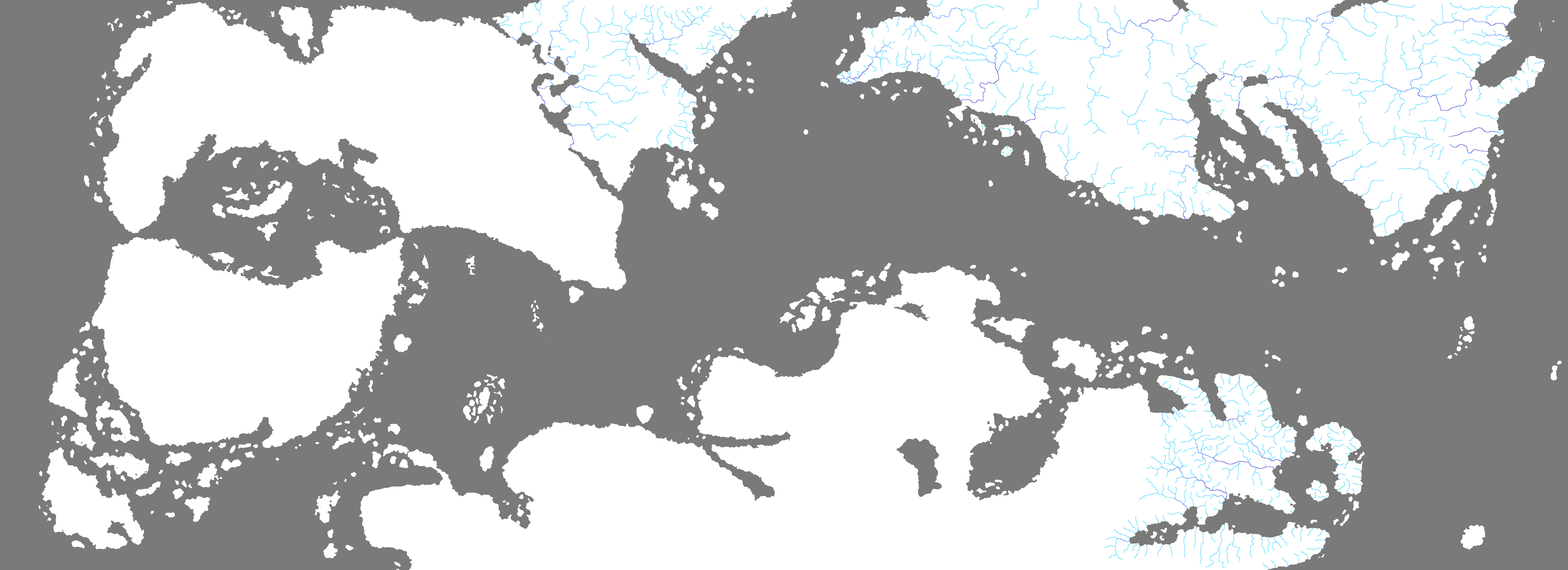
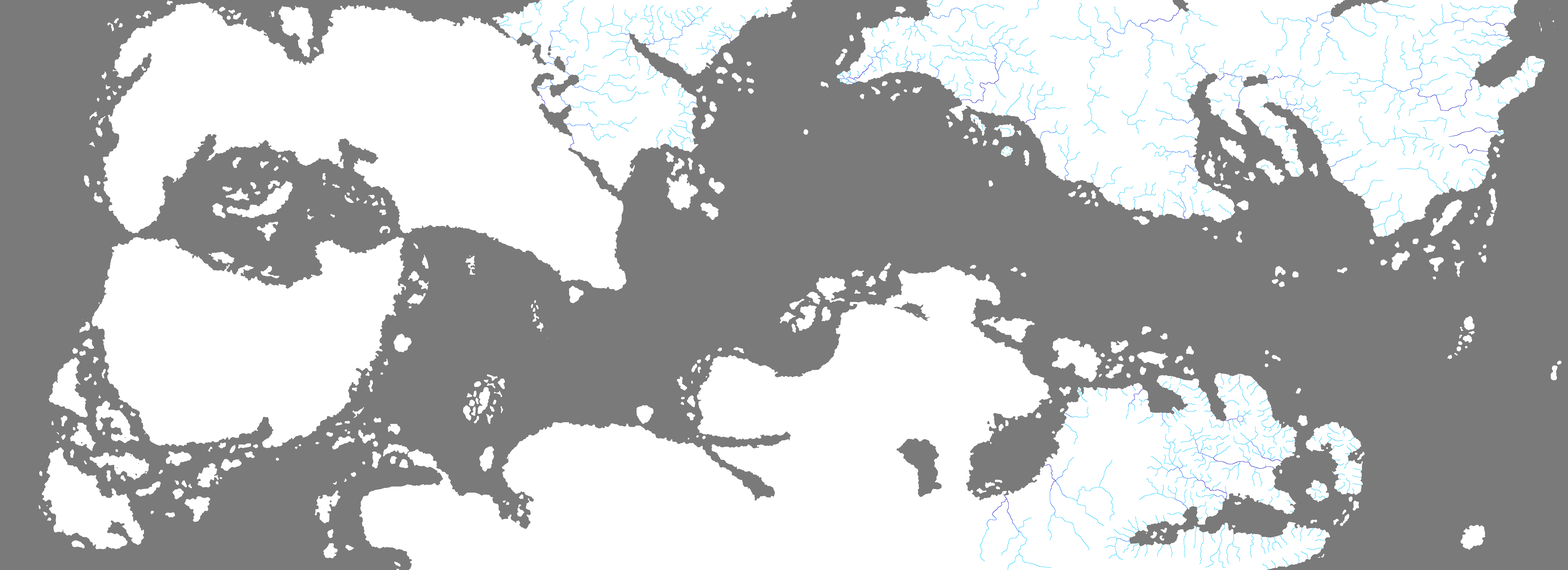
Comparing the layer stacks of the two 1568x570 images. Changes:
renamed "Rivers" to "Rivers kopiëren", painted on it over (x1=685, y1=10, x2=1202, y2=570)
